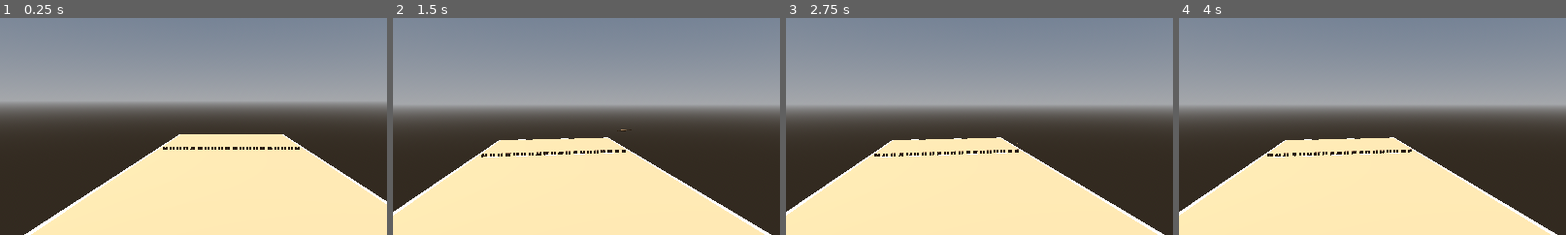
Above: before the commit, frames 1-4 (left to right).
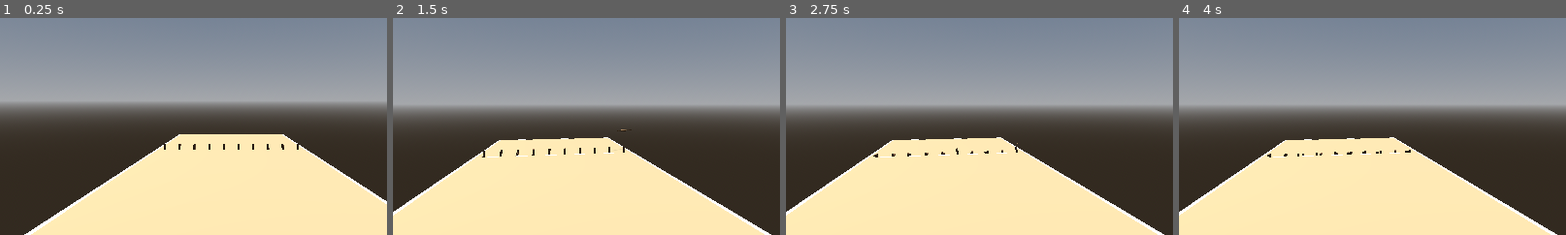
Above: after the commit, the same moments.

Repository: ration/kyykka
Game: Godot game, scene res://scenes/court.tscn
Same seed, same stepped clock (60 frames per second), same inputs: the game is played once before the commit and once after it.
Inputs (mouse positions are % of the whole screen's width and height, from its top left):
- Up to frame 1 (0.25 s): no input
- Up to frame 2 (1.5 s): tap Enter at 0.5 s; move the mouse to (55, 50) at 0.52 s; hold Shift 0.53-1.28 s; click (55, 50) at 0.67 s; move the mouse to (45, 50) at 1.27 s; tap Alt at 1.35 s; click (45, 50) at 1.42 s
- Up to frame 3 (2.75 s): tap Space at 2 s; move the mouse to (52, 48) at 2.02 s; tap Ctrl at 2.1 s; click (52, 48) at 2.17 s
- Up to frame 4 (4 s): tap Enter at 2.75 s; move the mouse to (49, 52) at 2.77 s; tap Shift at 2.85 s; click (49, 52) at 2.92 s; tap Space at 3.5 s; move the mouse to (57, 51) at 3.52 s; tap Alt at 3.6 s; click (57, 51) at 3.67 s
The pictures show only the part of the screen within x 20-70%, y 50-100%; the shares and areas given below are measured in that part.

The runs differ from the first frame. In frame 1, 0.4% of the frame differs, in the area x 42-78%, y 58-61%; in frame 2, 0.4%, in the area x 22-61%, y 59-65%; in frame 3, 0.3%; in frame 4, 0.3%.

Commit message:
Fix kyykkä count/arrangement: 20 per side, stacked pairs not side-by-side
Per rules correction: each side has 20 kyykkä (10 pairs), and each
pair is two kyykkä stacked on top of each other, not two placed
side-by-side. Previous numbers (40 pieces, 20 side-by-side pairs) were
wrong.

- KyykkaMatch.DEFAULT_KYYKKA_PAIRS: 20 -> 10 (also halved
  DEFAULT_KARTTU_BUDGET to 10, keeping the existing "one nominal throw
  per pair" assumption consistent - still a best guess pending the
  official rulebook, like the other default constants).
- PesaView now spawns piece_count/2 stacks along X, each holding two
  kyykkä at the same (x, z) but stacked in Y, instead of two kyykkä
  offset sideways per pair. Removed the now-unused pair_gap/
  half_pair_span side-by-side spacing logic.
- Updated README.md/ROADMAP.md/CLAUDE.md wording to match.

Verified headlessly: both pesäs spawn exactly 20 kyykkä each, and every
stack settles physically stable (bottom piece ~0.05m, top piece
~0.15m).

Co-Authored-By: Claude Sonnet 5 <noreply@anthropic.com>

Diff:
--- a/scripts/pesa_view.gd
+++ b/scripts/pesa_view.gd
@@ -1,9 +1,11 @@
 class_name PesaView
 extends Node3D
-## Spawns one pesä's kyykkä pieces as physical props, arranged in pairs
-## evenly spaced along local X at local Z = 0. Position (and, if needed,
-## rotate) this node to place it at a specific pesä's front line — it
-## doesn't know its own world position.
+## Spawns one pesä's kyykkä pieces as physical props: piece_count / 2
+## positions evenly spaced along local X at local Z = 0, each holding a
+## pair of kyykkä stacked one on top of the other (per README.md: 10
+## pairs, stacked two high, not 20 pairs side by side). Position (and,
+## if needed, rotate) this node to place it at a specific pesä's front
+## line — it doesn't know its own world position.
 ##
 ## piece_count defaults to KyykkaMatch.DEFAULT_KYYKKA_PAIRS * 2 so the
 ## visual count stays wired to the Phase 1 rules engine instead of being
@@ -14,7 +16,6 @@
 @export var usable_width: float = 4.5  ## court width minus side margins
 @export var kyykka_diameter: float = 0.07
 @export var kyykka_height: float = 0.10
-@export var pair_gap: float = 0.02  ## gap between the two kyykkä of a pair
 
 ## Pesä square geometry, for to_pesa_local() — independent of usable_width,
 ## which only governs how the initial kyykkä pairs are laid out.
@@ -47,21 +48,20 @@
 
 func _spawn_pieces() -> void:
 	assert(kyykka_scene != null, "PesaView.kyykka_scene must be set")
-	assert(piece_count % 2 == 0, "kyykkä are arranged in pairs")
+	assert(piece_count % 2 == 0, "kyykkä are arranged in stacked pairs")
 
 	@warning_ignore("integer_division")  # piece_count is always even (see assert above)
-	var pair_count := piece_count / 2
-	var spacing := usable_width / (pair_count - 1) if pair_count > 1 else 0.0
+	var stack_count := piece_count / 2
+	var spacing := usable_width / (stack_count - 1) if stack_count > 1 else 0.0
 	var start_x := -usable_width / 2.0
-	var half_pair_span := (kyykka_diameter + pair_gap) / 2.0
 
-	for i in range(pair_count):
-		var pair_x := 0.0 if pair_count <= 1 else start_x + i * spacing
-		_spawn_piece(pair_x - half_pair_span)
-		_spawn_piece(pair_x + half_pair_span)
+	for i in range(stack_count):
+		var x := 0.0 if stack_count <= 1 else start_x + i * spacing
+		_spawn_piece(x, kyykka_height / 2.0)      # bottom of the pair, resting on the ground
+		_spawn_piece(x, kyykka_height * 1.5)      # top of the pair, resting on the bottom one
 
 
-func _spawn_piece(x: float) -> void:
+func _spawn_piece(x: float, y: float) -> void:
 	var piece := kyykka_scene.instantiate()
 	add_child(piece)
-	piece.position = Vector3(x, kyykka_height / 2.0, spawn_inward_offset * depth_direction)
+	piece.position = Vector3(x, y, spawn_inward_offset * depth_direction)
--- a/scripts/rules/kyykka_match.gd
+++ b/scripts/rules/kyykka_match.gd
@@ -3,14 +3,15 @@
 ## Orchestrates a full match: two teams, HALVES_PER_MATCH halves, each
 ## worth a fresh Attack per team against a freshly-stocked Pesa.
 ##
-## Defaults follow README.md: 20 kyykkä pairs (40 pieces) per pesä and a
-## 20-karttu budget per attack (one nominal throw per pair). Named as
-## constants/constructor args so they're easy to correct once confirmed
-## against the official rulebook, and so Phase 2+ can wire up alternate
-## formats (pairs, individual play) without changing this class's shape.
+## Defaults follow README.md: 10 kyykkä pairs (20 pieces, stacked two high
+## per position) per pesä and a 10-karttu budget per attack (one nominal
+## throw per pair). Named as constants/constructor args so they're easy to
+## correct once confirmed against the official rulebook, and so Phase 2+
+## can wire up alternate formats (pairs, individual play) without changing
+## this class's shape.
 
-const DEFAULT_KYYKKA_PAIRS := 20
-const DEFAULT_KARTTU_BUDGET := 20
+const DEFAULT_KYYKKA_PAIRS := 10
+const DEFAULT_KARTTU_BUDGET := 10
 const HALVES_PER_MATCH := 2
 
 var team_a: Team
Not shown, changed: CLAUDE.md
Not shown, changed: README.md
Not shown, changed: ROADMAP.md
